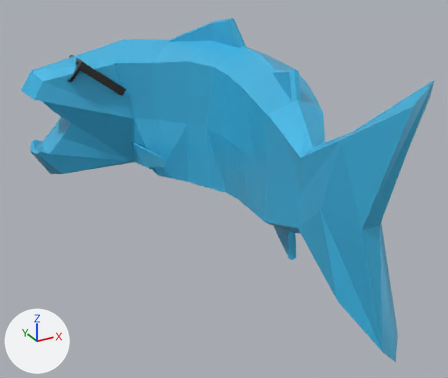
One commit to the Blender file scenes/entities/fish.blend: the scene before it, then after it.
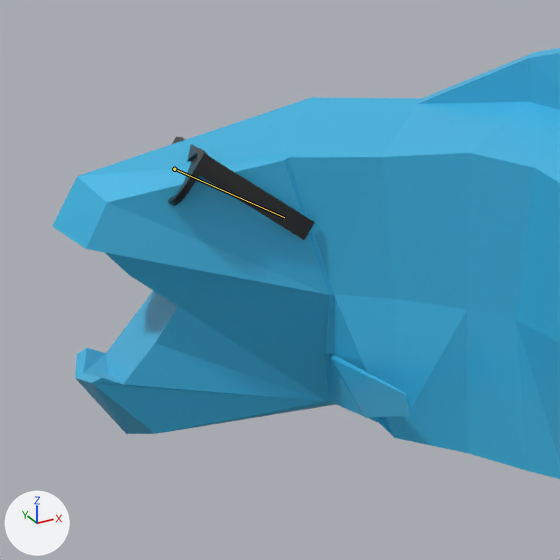
Each version is shown whole from a 50 mm camera at (-2.46, -4.5, 1.67) aimed at (-0.33, -0.63, -0.27), then close up on the part from 0% to 50% of the width and 0% to 59% of the height. Every picture has the same lights, and +X, +Y and +Z are marked at lower left. The older version's two pictures come first. Both versions are drawn at frame 11 of the action 'Spit Left'; the numbers are the values there. The bones that change are drawn over the model as lines in the close-ups.

Names of what the first close-up shows: 'Fish', 'Glasses'.
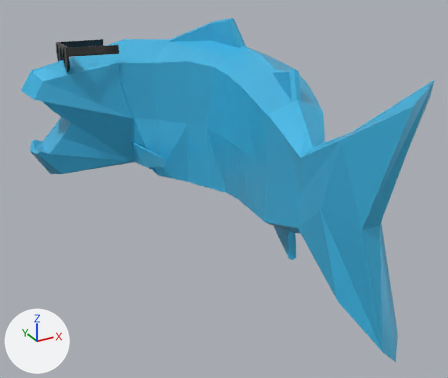
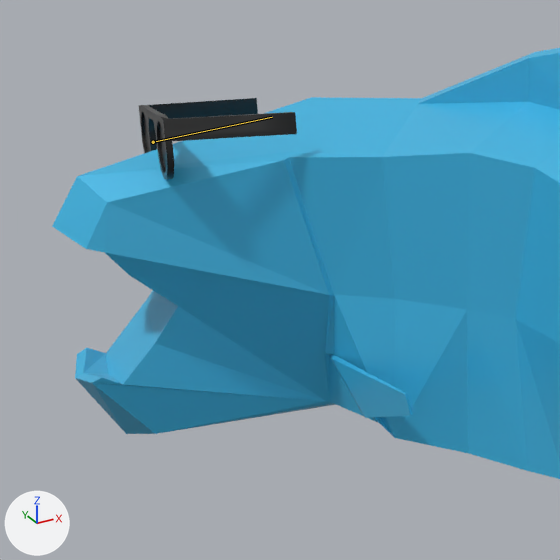
What the commit changed:
Bone 'Glasses' (bone_glasses) moves from (-0.039, -0.011, 0.009) to (-0.02, -0.146, -0.08).
Bone 'Glasses' (bone_glasses) turns from (4, -3, 6) to (-32, -3, 6) degrees about its own x, y and z.

Changed parts and their boxes (x1, y1, x2, y2) in the close-ups (560 x 560 px):
'Glasses', posed: before (168, 136, 315, 240); after (138, 98, 297, 179)
bone 'Glasses', root to tip: before (174, 169) to (284, 217); after (153, 142) to (272, 117)
